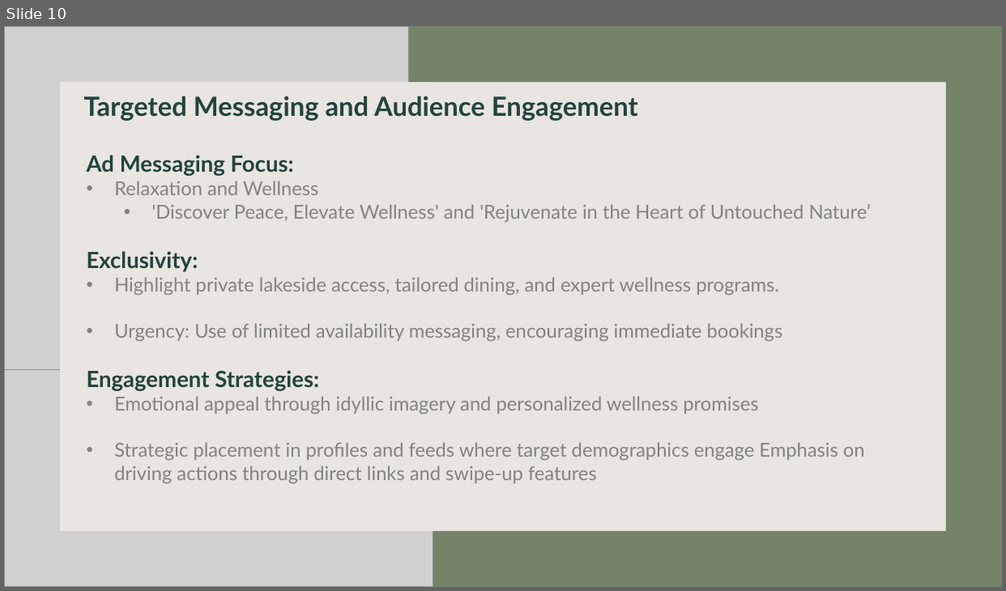
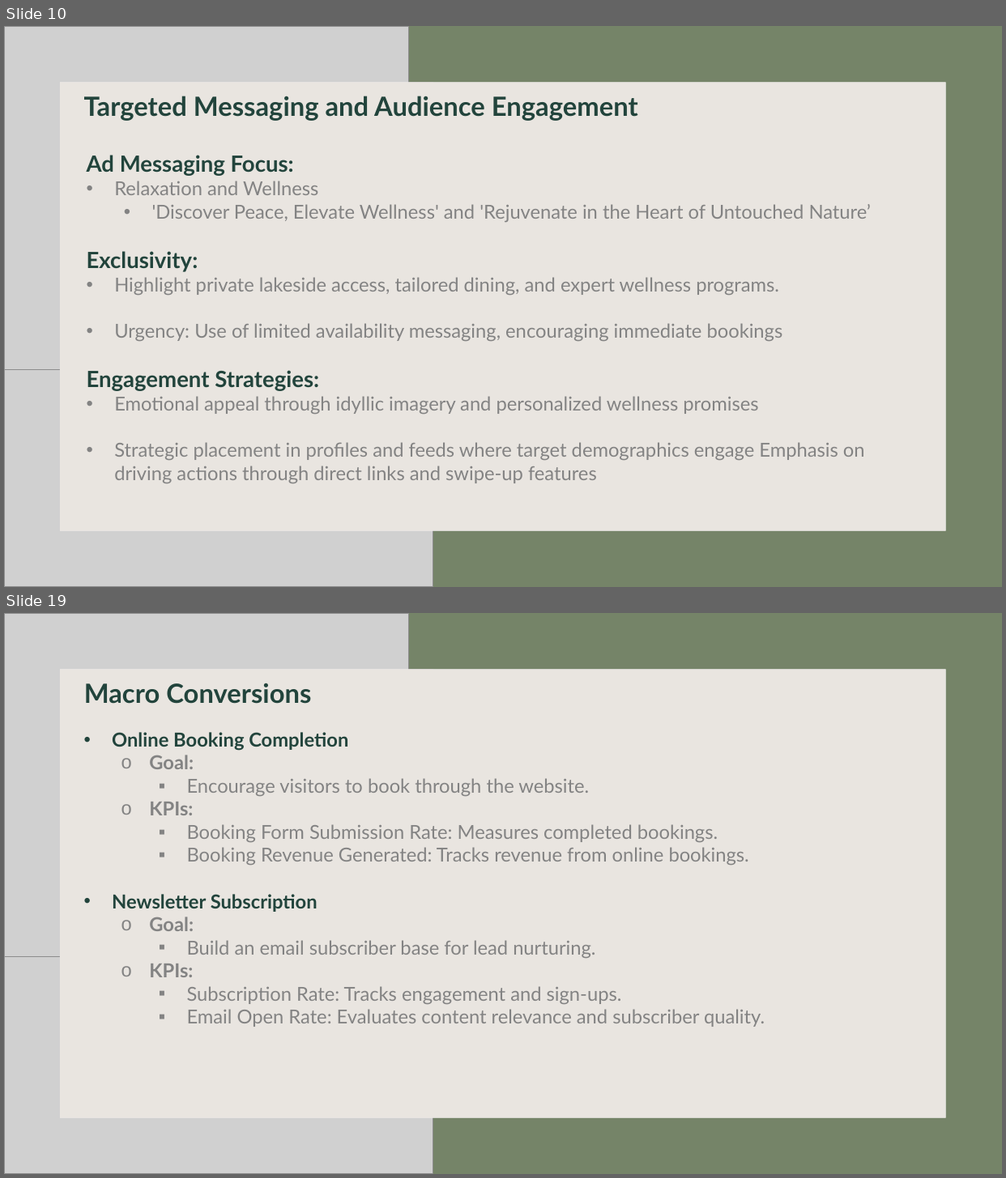
Before and after one commit to markusKoppensteiner1998/digitalMarketing, a slide deck: DIGMA_Presentation.pptx. Shown one above the other, each under a label of ours: slide 10 before the commit, slides 10 and 19 after it; the slides between them are not shown. The pictures are 1006x591 and 1006x1178 pixels, drawn with LibreOffice and Linux fonts; fonts in the diff are those of the drawing; grey boxes stand for pictures; background and template pictures are left out. Boxes give left, top, right and bottom in pixels: in the first picture for what was removed or moved away, otherwise in the second. Text is boxed around its words. In the diff, an @@ line names an element or a change of style, - is before the commit and + after.

```diff
--- a/DIGMA_Presentation.pptx
+++ b/DIGMA_Presentation.pptx
@@ slide 19 added at (x1=4, y1=613, x2=1002, y2=1174), background #FFFFFF @@
@@ rectangle added at (x1=4, y1=613, x2=1002, y2=1174), fill #758468 @@
@@ picture added at (x1=4, y1=613, x2=409, y2=956) @@
@@ picture added at (x1=4, y1=670, x2=433, y2=1174) @@
@@ rectangle added at (x1=59, y1=669, x2=945, y2=1118), fill #E0DAD4 at 70% opacity @@
@@ rectangle added at (x1=60, y1=669, x2=946, y2=1118), fill #FFFFFF @@
@@ text added at (x1=84, y1=683, x2=311, y2=704), 25.5 pt, text #22443C, bold @@
+Macro Conversions
@@ text added at (x1=112, y1=732, x2=765, y2=1027), 18.5 pt, text #838383 @@
+• Online Booking Completion
+  o Goal:
+    ▪ Encourage visitors to book through the website.
+  o KPIs:
+    ▪ Booking Form Submission Rate: Measures completed bookings.
+    ▪ Booking Revenue Generated: Tracks revenue from online bookings.
+• Newsletter Subscription
+  o Goal:
+    ▪ Build an email subscriber base for lead nurturing.
+  o KPIs:
+    ▪ Subscription Rate: Tracks engagement and sign-ups.
+    ▪ Email Open Rate: Evaluates content relevance and subscriber quality.
```
Also in this commit, not shown: 13 other slides added, 1 other file.
